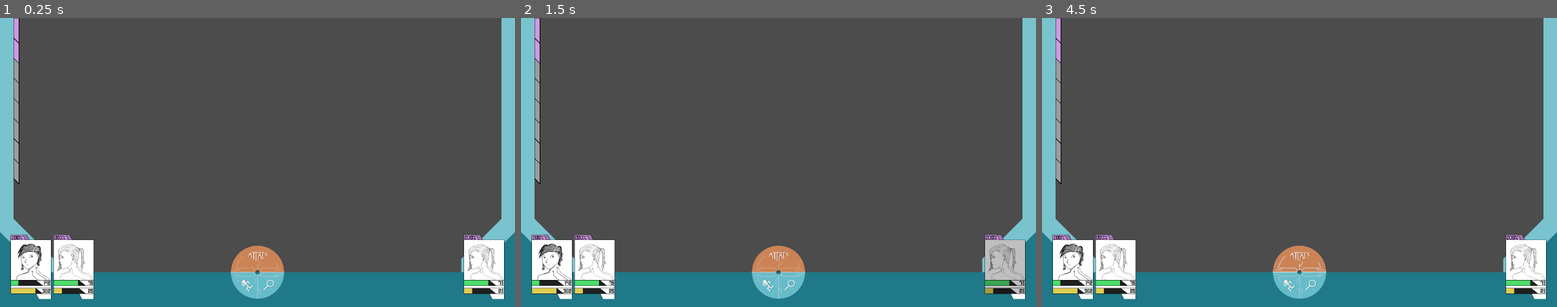
Above: before the commit, frames 1-3 (left to right).
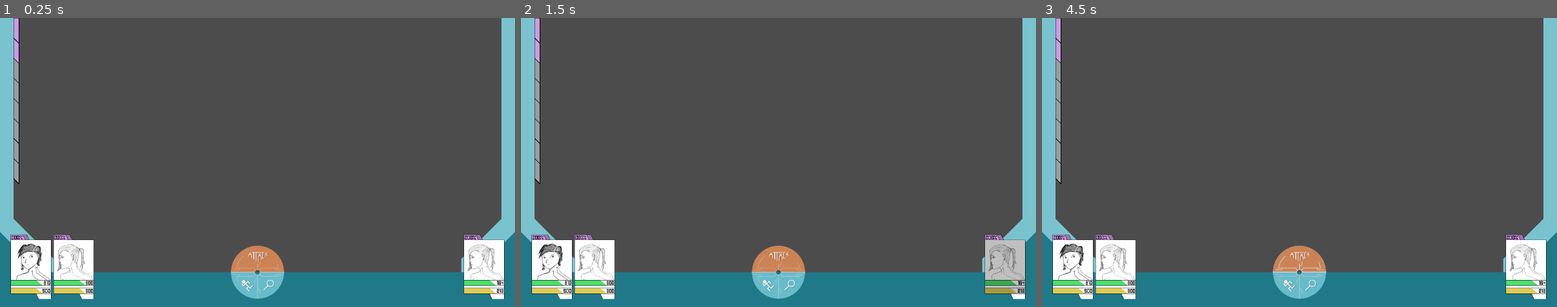
Above: after the commit, the same moments.

Repository: Team-Aurum/Project-C
Game: Godot game, scene res://Scenes/UITester.tscn
Two runs of this game, one before a commit and one after it. Both use one fixed random seed, a clock stepped at 60 frames per second and the inputs below. The engine's default icon, where the game draws it, is replaced by a stand-in: a white triangle on a blue panel in a dark square. Sound files missing from this copy of the repository are replaced by a short silence.
Inputs (mouse positions are in pixels of both pictures, inside the frame that each line leads up to):
- Up to frame 1 (0.25 s): no input
- Up to frame 2 (1.5 s): click (778, 257) at 0.5 s; click (1005, 266) at 1.27 s
- Up to frame 3 (4.5 s): click (1299, 286) at 2 s; click (1314, 286) at 2.75 s; click (1526, 266) at 3.52 s; click (1299, 257) at 4.25 s

The runs differ from the first frame. In frame 1, 0.3% of the frame differs, in the area x 3-98%, y 90-96%; in frame 2, 0.3%; in frame 3, 0.3%.

Commit message:
Zurine numbers
Made an animation file for AttackPhase, can't do anything with it yet

Diff:
--- /dev/null
+++ b/Project C/Animations/AttackPhase.tres
@@ -0,0 +1,4 @@
+[gd_resource type="Animation" format=2]
+
+[resource]
+resource_name = "AttackPhase"
--- a/Project C/Scenes/UITester.tscn
+++ b/Project C/Scenes/UITester.tscn
@@ -12,6 +12,7 @@
 [ext_resource path="res://Scenes/Elements/BottomBorder.tscn" type="PackedScene" id=10]
 [ext_resource path="res://Scenes/Elements/SideBorder.tscn" type="PackedScene" id=11]
 [ext_resource path="res://Scenes/Elements/charCard.tscn" type="PackedScene" id=12]
+[ext_resource path="res://Animations/AttackPhase.tres" type="Animation" id=13]
 
 [node name="Node2D" type="Node2D"]
 script = ExtResource( 4 )
@@ -83,7 +84,6 @@
 
 [node name="Audio1" type="AudioStreamPlayer" parent="."]
 stream = ExtResource( 1 )
-autoplay = true
 script = ExtResource( 3 )
 
 [node name="Audio2" type="AudioStreamPlayer" parent="Audio1"]
@@ -95,10 +95,14 @@
 visible = false
 position = Vector2( 785, 490 )
 
+[node name="AnimationPlayer" type="AnimationPlayer" parent="."]
+anims/AttackPhase = ExtResource( 13 )
+
 [connection signal="pressed" from="Player4/AnimationGroup/TextureButton" to="TechMenu" method="_on_Player4Button_pressed"]
 [connection signal="pressed" from="Player3/AnimationGroup/TextureButton" to="TechMenu" method="_on_Player3Button_pressed"]
 [connection signal="pressed" from="Player2/AnimationGroup/TextureButton" to="TechMenu" method="_on_Player2Button_pressed"]
 [connection signal="pressed" from="Player1/AnimationGroup/TextureButton" to="TechMenu" method="_on_Player1Button_pressed"]
+[connection signal="pressed" from="ControlPalette/AttackButton" to="." method="_on_AttackButton_pressed"]
 [connection signal="finished" from="Audio1/Audio2" to="Audio1" method="_on_Audio2_finished"]
 [connection signal="pressed" from="TechMenu/Header/TextureButton" to="TechMenu" method="_on_TechMenuExitButton_pressed"]
 
--- a/Project C/Scripts/Battle/CharacterData/Frederick.gd
+++ b/Project C/Scripts/Battle/CharacterData/Frederick.gd
@@ -7,8 +7,8 @@
 func _init(c=Node2D, s=Sprite, hp=Polygon2D, ep=Polygon2D, hpn=Label, epn=Label, l=1).(c, p, s, hp, ep, hpn, epn, l):
 	loadStats();
 	calcStats();
-	currentHP = 192;
-	currentEP = 382;
+	currentHP = -1; #Temp override to see max HP values
+	currentEP = -1;
 	applyCardDetails();
 	statPrintout();
 	#maxHP = 100.0;
@@ -35,7 +35,7 @@
 	rawMagic = [4, 0.36];
 	rawSpeed = [3, 0.27];
 	rawDefense = [10, 0.9];
-	rawResistance = [8, 0.73]
+	rawResistance = [8, 0.73];
 
 # Called every frame. 'delta' is the elapsed time since the previous frame.
 #func _process(delta):
--- a/Project C/Scripts/Battle/CharacterData/Zurine.gd
+++ b/Project C/Scripts/Battle/CharacterData/Zurine.gd
@@ -5,16 +5,35 @@
 var p = load("res://Sprites/ZurineBetaPortrait.png");
 
 func _init(c=Node2D, s=Sprite, hp=Polygon2D, ep=Polygon2D, hpn=Label, epn=Label, l=1).(c, p, s, hp, ep, hpn, epn, l):
-	currentHP = 75.0;
-	currentEP = 25.0;
-	maxHP = 100.0;
-	maxEP = 100.0;
+	loadStats();
+	calcStats();
+	currentHP = -1; #Temp override to see max HP values
+	currentEP = -1;
 	applyCardDetails();
+	statPrintout();
 
 # Called when the node enters the scene tree for the first time.
 func _ready():
 	pass # Replace with function body.
 
+func statPrintout():
+	print("Zurine Stats");
+	print("Max HP: " + String(maxHP));
+	print("Max EP: " + String(maxEP));
+	print("Attack: " + String(attack));
+	print("Magic: " + String(magic));
+	print("Speed: " + String(speed));
+	print("Defense: " + String(defense));
+	print("Resistance: " + String(resistance));
+
+func loadStats():
+	rawMaxHP = [60, 5.45];
+	rawMaxEP = [80, 7.27];
+	rawAttack = [9, 0.82];
+	rawMagic = [7, 0.64];
+	rawSpeed = [4, 0.36];
+	rawDefense = [6, 0.55];
+	rawResistance = [4, 0.36];
 
 # Called every frame. 'delta' is the elapsed time since the previous frame.
 #func _process(delta):
--- a/Project C/Scripts/Battle/Generics/Character.gd
+++ b/Project C/Scripts/Battle/Generics/Character.gd
@@ -35,6 +35,10 @@
 	resistance = round(rawResistance[0] + rawResistance[1] * (level-1));
 
 func applyCardDetails():
+	if currentHP == -1:
+		currentHP = maxHP;
+	if currentEP == -1:
+		currentEP = maxEP;
 	sprite.texture = portrait;
 	var hpFill = 120 * (currentHP/maxHP);
 	HPBar.polygon = [Vector2(0,0), Vector2(hpFill,0), Vector2(hpFill,20), Vector2(0, 20)];
--- a/Project C/Scripts/Battle/SceneInitialize.gd
+++ b/Project C/Scripts/Battle/SceneInitialize.gd
@@ -6,8 +6,13 @@
 # Called when the node enters the scene tree for the first time.
 func _ready():
 	play1 = Frederick.new($Player1, $Player1/AnimationGroup/Portrait, $Player1/AnimationGroup/HPBar/color, $Player1/AnimationGroup/EPBar/color, $Player1/AnimationGroup/HPBar/NumberSpace/Label, $Player1/AnimationGroup/EPBar/NumberSpace/Label, 100);
-	play2 = Zurine.new($Player2, $Player2/AnimationGroup/Portrait, $Player2/AnimationGroup/HPBar/color, $Player2/AnimationGroup/EPBar/color, $Player2/AnimationGroup/HPBar/NumberSpace/Label, $Player2/AnimationGroup/EPBar/NumberSpace/Label, 30);
+	play2 = Zurine.new($Player2, $Player2/AnimationGroup/Portrait, $Player2/AnimationGroup/HPBar/color, $Player2/AnimationGroup/EPBar/color, $Player2/AnimationGroup/HPBar/NumberSpace/Label, $Player2/AnimationGroup/EPBar/NumberSpace/Label, 100);
 	enemy1 = Zurine.new($Enemy1, $Enemy1/AnimationGroup/Portrait, $Enemy1/AnimationGroup/HPBar/color, $Enemy1/AnimationGroup/EPBar/color, $Enemy1/AnimationGroup/HPBar/NumberSpace/Label, $Enemy1/AnimationGroup/EPBar/NumberSpace/Label, 20);
+
 # Called every frame. 'delta' is the elapsed time since the previous frame.
 #func _process(delta):
-#	pass
+#	pas
+
+func _on_AttackButton_pressed():
+	print("Attacking");
+	$AnimationPlayer.play("AttackPhase");
Not shown: 1 places in Project C/Scenes/UITester.tscn that only renumber resources
